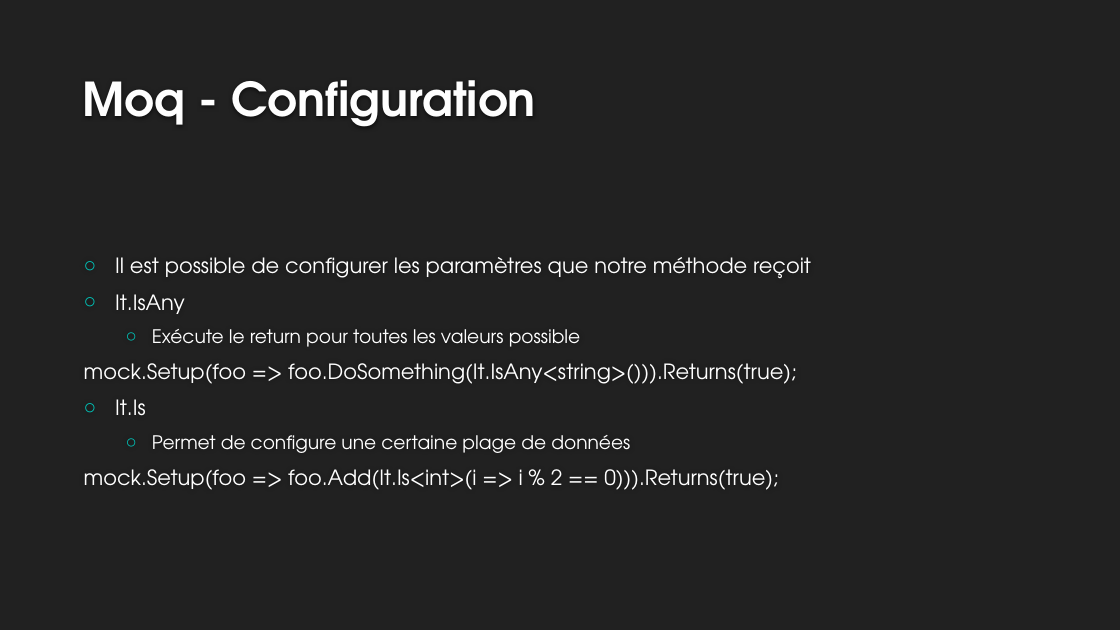
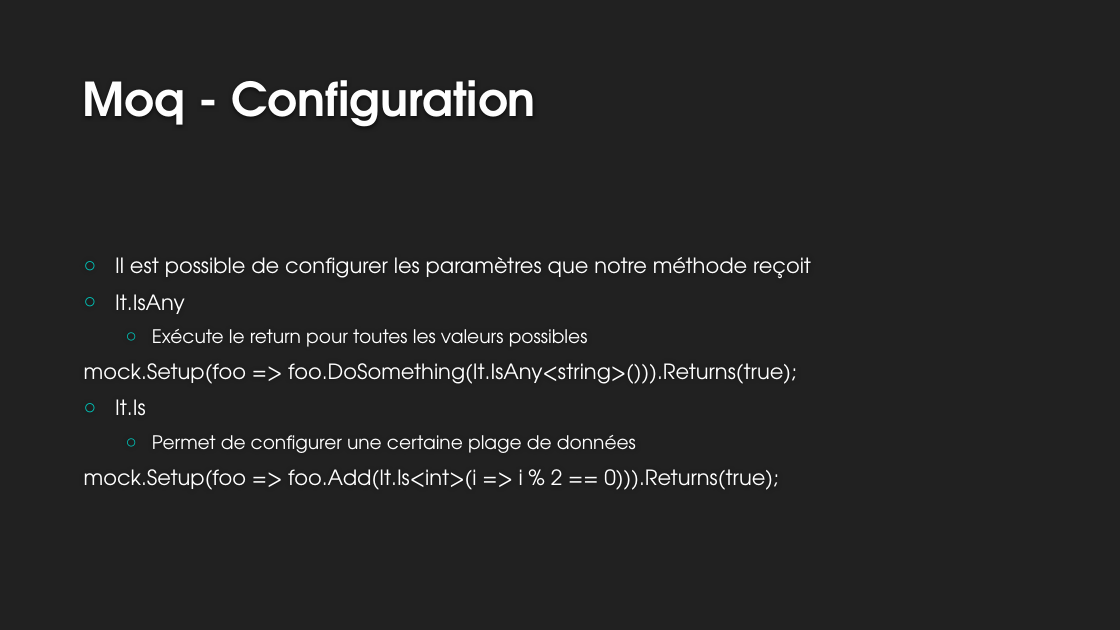
Before and after one commit to departement-info-cem/5W5, a slide deck: slide 12 of docs/assets/Mocks et Stub.pptx (slide 13 before the commit). Drawn at 1120x630 pixels with LibreOffice and Linux fonts; fonts in the diff are those of the drawing; background and template pictures are left out. Boxes give left, top, right and bottom in pixels: in the first picture for what was removed or moved away, otherwise in the second. Text is boxed around its words. In the diff, an @@ line names an element or a change of style, - is before the commit and + after.

```diff
--- a/docs/assets/Mocks et Stub.pptx
+++ b/docs/assets/Mocks et Stub.pptx
@@ text at box(152, 329, 588, 347): text changed @@
-  ○ Exécute le return pour toutes les valeurs possible
+  ○ Exécute le return pour toutes les valeurs possibles
@@ text at box(152, 435, 636, 453): text changed @@
-  ○ Permet de configure une certaine plage de données
+  ○ Permet de configurer une certaine plage de données
```
Also in this commit, not shown: 2 other slides changed, 1 slide removed.
